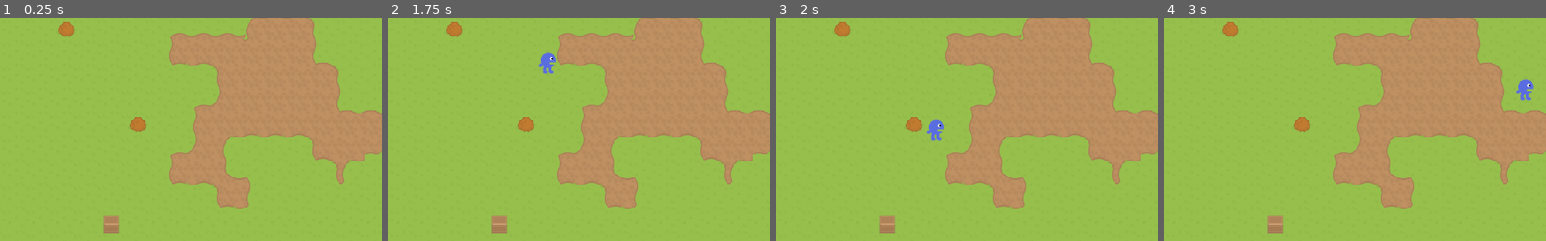
Above: before the commit, frames 1-4 (left to right).
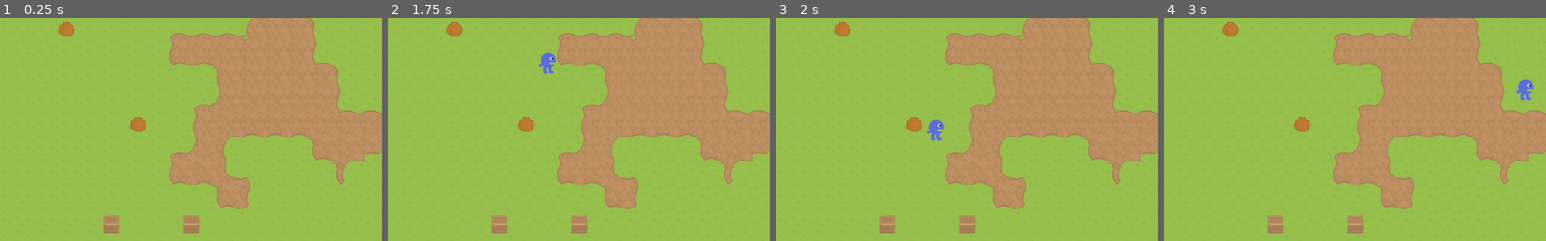
Above: after the commit, the same moments.

Repository: bagedevimo/pxljam19
Game: Godot game, scene res://Game.tscn
Same seed, same stepped clock (60 frames per second), same inputs: the game is played once before the commit and once after it.
Inputs:
- Up to frame 1 (0.25 s): no input
- Up to frame 2 (1.75 s): tap Enter at 0.5 s; hold Right (ui_right) 0.53-1.28 s; tap Space (ui_select) at 0.77, 1.52 s; hold Down (ui_down) from 1.28 s (still down)
- Up to frame 3 (2 s): keep holding Down (ui_down)
- Up to frame 4 (3 s): release Down (ui_down) at 2.03 s; hold Right (ui_right) 2.03-2.78 s; hold Up (ui_up) from 2.78 s (still down)
The pictures show only the part of the screen within x 5-55%, y 17-67%; the shares and areas given below are measured in that part.

The runs differ from the first frame. In frame 1, 0.3% of the frame differs, in the area x 48-53%, y 88-97%; in frame 2, 0.3%; in frame 3, 0.3%; in frame 4, 0.3%.

Commit message:
Add pings, add support to interactableS

Diff:
--- a/Barrell.tscn
+++ b/Barrell.tscn
@@ -5,7 +5,7 @@
 [ext_resource path="res://tileset.tres" type="TileSet" id=3]
 
 [sub_resource type="CircleShape2D" id=1]
-radius = 94.138
+radius = 43.6539
 
 [node name="Barrell" type="Node2D"]
 script = ExtResource( 1 )
--- a/Game.tscn
+++ b/Game.tscn
@@ -27,6 +27,11 @@
 "player",
 ] instance=ExtResource( 2 )]
 z_index = -5
+life_expectancy = 3
+year_in_seconds = 2
 
 [node name="Barrell" parent="." instance=ExtResource( 3 )]
 position = Vector2( 204.363, 374.417 )
+
+[node name="Barrell" parent="Barrell" instance=ExtResource( 3 )]
+position = Vector2( 107.059, 0 )
--- a/Interactable.gd
+++ b/Interactable.gd
@@ -16,8 +16,10 @@
 func _on_Area2D_body_entered(body):
 	if body.is_in_group("player"):
 		body.set_focus(get_parent())
+		$Attention.visible = true
 
 
 func _on_Area2D_body_exited(body):
 	if body.is_in_group("player"):
 		body.clear_focus_where(get_parent())
+		$Attention.visible = false
--- a/Interactable.tscn
+++ b/Interactable.tscn
@@ -1,9 +1,18 @@
-[gd_scene load_steps=2 format=2]
+[gd_scene load_steps=3 format=2]
 
 [ext_resource path="res://Interactable.gd" type="Script" id=1]
+[ext_resource path="res://pixel_style7.png" type="Texture" id=2]
 
 [node name="Area2D" type="Area2D"]
 collision_layer = 524288
 script = ExtResource( 1 )
+
+[node name="Attention" type="Sprite" parent="."]
+visible = false
+position = Vector2( 0, -16 )
+z_index = 9
+texture = ExtResource( 2 )
+region_enabled = true
+region_rect = Rect2( 129, 1, 14, 14 )
 [connection signal="body_entered" from="." to="." method="_on_Area2D_body_entered"]
 [connection signal="body_exited" from="." to="." method="_on_Area2D_body_exited"]
--- a/tileset.tres
+++ b/tileset.tres
@@ -1,25 +1,26 @@
-[gd_resource type="TileSet" load_steps=15 format=2]
+[gd_resource type="TileSet" load_steps=9 format=2]
+
 [ext_resource path="res://RPGpack_sheet_32x32.png" type="Texture" id=1]
 
 [sub_resource type="ConvexPolygonShape2D" id=1]
+points = PoolVector2Array( 4.21814, 0, 31.8087, 0.260612, 32, 32, 5.16025, 32, 3.14142, 26.5053, 3.14142, 20.5834, 5.69861, 14.3923, 5.56403, 5.24036 )
+
+[sub_resource type="ConvexPolygonShape2D" id=2]
+points = PoolVector2Array( 4.35272, 32, 3.41061, 24.0507, 5.42944, 16.783, 9.60165, 10.8611, 15.2543, 8.03478, 21.0416, 9.64983, 27.9056, 8.84231, 31.9432, 7.36184, 31.9432, 32 )
+
+[sub_resource type="ConvexPolygonShape2D" id=3]
+points = PoolVector2Array( 0, 7.63102, 5.32678, 6.41973, 10.8449, 6.55431, 16.6321, 8.16938, 21.8811, 8.84231, 28.2067, 8.57314, 31.9752, 7.36184, 31.4368, 31.4531, 11.2487, 32, 0, 31.8568 )
+
+[sub_resource type="ConvexPolygonShape2D" id=4]
+points = PoolVector2Array( 0, 0, 32, 0, 32, 32, 0, 32 )
+
+[sub_resource type="ConvexPolygonShape2D" id=5]
+points = PoolVector2Array( 27.4311, 0.798958, 28.777, 6.72083, 27.4311, 12.6427, 26.489, 17.4879, 26.0852, 23.1406, 26.0852, 27.8511, 27.4311, 32, 0.109772, 32, 0, 0.12603 )
+
+[sub_resource type="ConvexPolygonShape2D" id=6]
 points = PoolVector2Array( 5.65454, 22.4913, 16.1201, 21.3284, 26.198, 22.2975, 25.229, 27.3364, 16.5077, 30.0497, 7.01117, 27.3364 )
 
 [sub_resource type="ConvexPolygonShape2D" id=7]
-points = PoolVector2Array( 4.21814, 0, 31.8087, 0.260612, 32, 32, 5.16025, 32, 3.14142, 26.5053, 3.14142, 20.5834, 5.69861, 14.3923, 5.56403, 5.24036 )
-
-[sub_resource type="ConvexPolygonShape2D" id=8]
-points = PoolVector2Array( 4.35272, 32, 3.41061, 24.0507, 5.42944, 16.783, 9.60165, 10.8611, 15.2543, 8.03478, 21.0416, 9.64983, 27.9056, 8.84231, 31.9432, 7.36184, 31.9432, 32 )
-
-[sub_resource type="ConvexPolygonShape2D" id=9]
-points = PoolVector2Array( 0, 7.63102, 5.32678, 6.41973, 10.8449, 6.55431, 16.6321, 8.16938, 21.8811, 8.84231, 28.2067, 8.57314, 31.9752, 7.36184, 31.4368, 31.4531, 11.2487, 32, 0, 31.8568 )
-
-[sub_resource type="ConvexPolygonShape2D" id=10]
-points = PoolVector2Array( 0, 0, 32, 0, 32, 32, 0, 32 )
-
-[sub_resource type="ConvexPolygonShape2D" id=11]
-points = PoolVector2Array( 27.4311, 0.798958, 28.777, 6.72083, 27.4311, 12.6427, 26.489, 17.4879, 26.0852, 23.1406, 26.0852, 27.8511, 27.4311, 32, 0.109772, 32, 0, 0.12603 )
-
-[sub_resource type="ConvexPolygonShape2D" id=12]
 points = PoolVector2Array( 4, 18, 28, 18, 28, 30, 4, 30 )
 
 [resource]
Binary file added: pixel_style7.png
Not shown, added: pixel_style7.png.import
Not shown: 3 places in tileset.tres that only renumber resources
